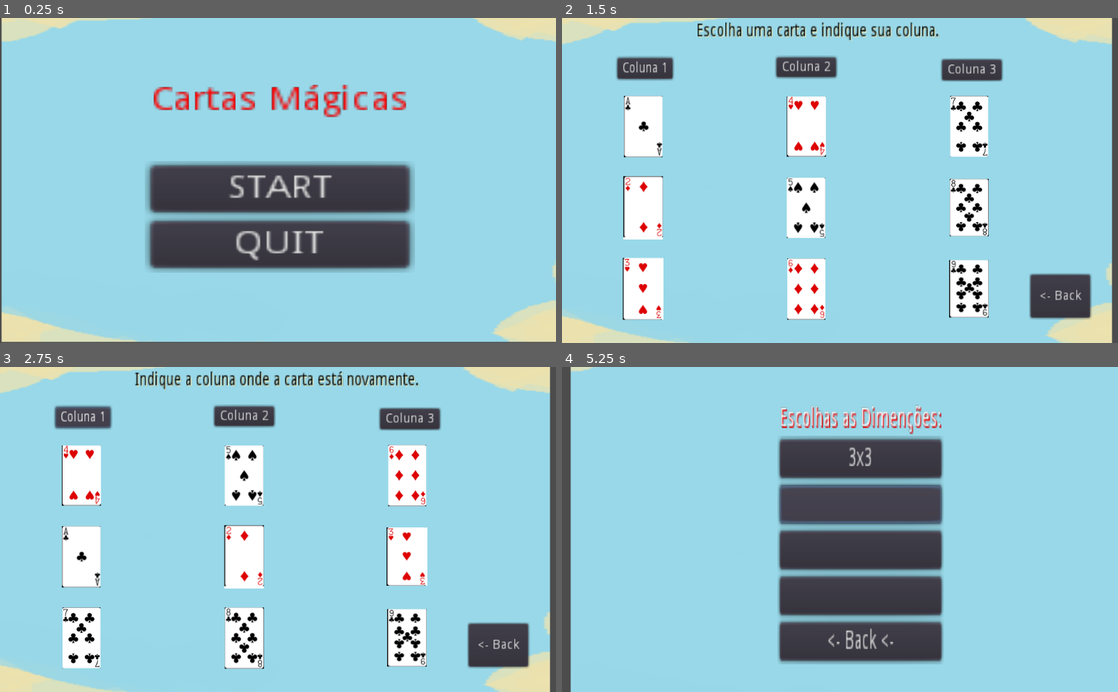
Above: before the commit, frames 1-4 (two rows, left to right).
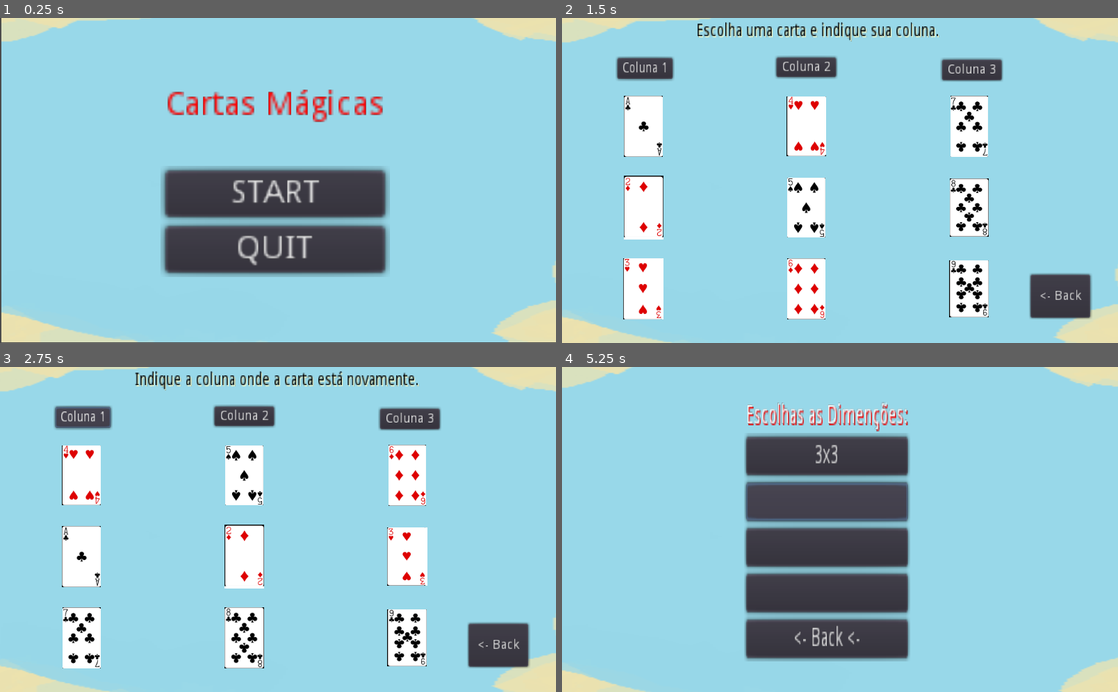
Above: after the commit, the same moments.

Repository: VictorEmanuelLima/Cartas-Magicas-jogo
Game: Godot game, scene res://menu.tscn
Same seed, same stepped clock (60 frames per second), same inputs: the game is played once before the commit and once after it.
Inputs (mouse positions are in pixels of both pictures, inside the frame that each line leads up to; where the layout moved, square brackets give the same spot in the first picture):
- Up to frame 1 (0.25 s): no input
- Up to frame 2 (1.5 s): click "START" at 0.5 s; click "3x3" at 1.25 s
- Up to frame 3 (2.75 s): click "Coluna 1" at 2 s
- Up to frame 4 (5.25 s): click "<- Back" at 2.75 s; click "<- Back <-" at 3.5 s; click "START" at 4.25 s; click (828, 500) [862, 503] at 5 s

The runs differ from the first frame. In frame 1, 11% of the frame differs, in the area x 0-100%, y 0-100%; in frame 2, 2.8%; in frame 3, 2.8%; in frame 4, 19%.

Commit message:
add 2

Diff:
--- a/Cartas Magicas(code)/3x3.tscn
+++ b/Cartas Magicas(code)/3x3.tscn
@@ -16,7 +16,8 @@
 script = ExtResource( 2 )
 
 [node name="label" parent="." instance=ExtResource( 1 )]
-position = Vector2( 500, 300 )
+position = Vector2( 512.613, 300 )
+scale = Vector2( 5.14295, -2.04844 )
 
 [node name="A0" type="Sprite" parent="."]
 position = Vector2( 150, 200 )
--- a/Cartas Magicas(code)/menu.tscn
+++ b/Cartas Magicas(code)/menu.tscn
@@ -11,11 +11,11 @@
 position = Vector2( 404.79, 296.556 )
 
 [node name="CenterContainer" type="CenterContainer" parent="."]
-margin_left = 166.998
-margin_top = 123.712
-margin_right = 260.998
-margin_bottom = 202.712
-rect_scale = Vector2( 5.06192, 4.27838 )
+margin_left = 193.937
+margin_top = 132.692
+margin_right = 287.937
+margin_bottom = 211.692
+rect_scale = Vector2( 4.30192, 4.27838 )
 __meta__ = {
 "_edit_group_": true,
 "_edit_use_anchors_": false
--- a/Cartas Magicas(code)/menu2.tscn
+++ b/Cartas Magicas(code)/menu2.tscn
@@ -11,14 +11,14 @@
 }
 
 [node name="label" parent="." instance=ExtResource( 1 )]
-position = Vector2( 33.4705, 31.4312 )
-scale = Vector2( 5.58579, -2.58262 )
+position = Vector2( -28.5092, 2.35334 )
+scale = Vector2( 5.2182, -2.10482 )
 
 [node name="CenterContainer" type="CenterContainer" parent="."]
-margin_left = -224.151
-margin_top = -227.156
-margin_right = 14.8495
-margin_bottom = -93.1561
+margin_left = -285.554
+margin_top = -232.495
+margin_right = -46.5531
+margin_bottom = -98.4954
 rect_scale = Vector2( 1.93225, 3.51562 )
 __meta__ = {
 "_edit_group_": true,
--- a/Cartas Magicas(code)/project.godot
+++ b/Cartas Magicas(code)/project.godot
@@ -19,6 +19,11 @@
 run/main_scene="res://menu.tscn"
 config/icon="res://icon.png"
 
+[display]
+
+window/stretch/mode="2d"
+window/stretch/aspect="keep"
+
 [rendering]
 
 environment/default_environment="res://default_env.tres"
Not shown, changed: Cartas Magicas(code)/export_presets.cfg
Not shown, added: versao Android/Cartas Magicas2.apk
